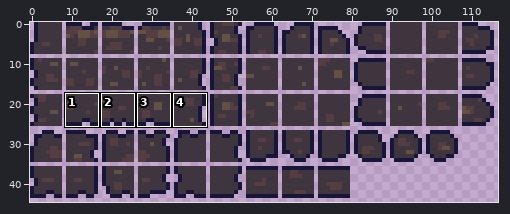
Sprite sheet -- Sources/Modules/Yggdrasil/YggdrasilTown/Tiles/LampWood/DarkForestSoil.png. The first picture is a wide view before the edit; the outline marks the close-up.
Close-up. Old version:
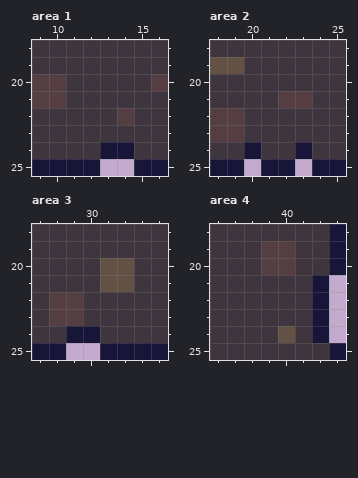
The file is 234x90 pixels, drawn in blocks of 2x2; one block is one cell here. Colours within 5 levels of each other are drawn and written as one. Shown: area 1: x 9..16, y 18..25; area 2: x 18..25, y 18..25; area 3: x 27..34, y 18..25; area 4: x 36..43, y 18..25. The commit also changed other parts of the picture, which this record leaves out.
Once edited:
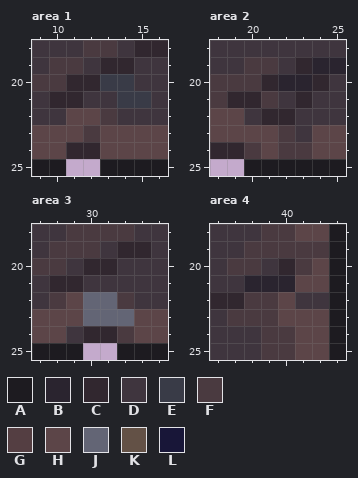
Palette (. is transparent): A #1d1b20  B #2a242f  C #31272f  D #3f353e  E #393b47  F #4a3a40  G #543e42  H #5c4548  J #636575  K #635146  L #181638
Edits made:
{"where": "area 1"}
{"y":18,"x":12,"old":"DD","new":"FF"}
{"y":18,"x":15,"old":"DD","new":"CC"}
{"y":19,"x":10,"old":"DD","new":"FF"}
{"y":19,"x":13,"old":"DD","new":"CC"}
{"y":20,"x":9,"old":"GGDDDD","new":"FFCCEE"}
{"y":20,"x":16,"old":"G","new":"D"}
{"y":21,"x":9,"old":"GGD","new":"DCC"}
{"y":21,"x":14,"old":"DD","new":"EE"}
{"y":22,"x":11,"old":"DDDG","new":"HHFD"}
{"y":23,"x":9,"old":"DDDDDDDD","new":"HHHFHHHH"}
{"y":24,"x":9,"old":"DDDDLLDD","new":"HHCCHHHH"}
{"y":25,"x":9,"old":"LLLL..LL","new":"AA..AAAA"}
{"where": "area 2"}
{"y":19,"x":18,"old":"KKDD","new":"DDFF"}
{"y":19,"x":23,"old":"DDD","new":"CBB"}
{"y":20,"x":18,"old":"DDDDDDD","new":"FFFCBBC"}
{"y":21,"x":18,"old":"DDDDGG","new":"FCCFDC"}
{"y":22,"x":18,"old":"GG","new":"HH"}
{"y":22,"x":21,"old":"DD","new":"CC"}
{"y":23,"x":18,"old":"GGDDD","new":"HHHHF"}
{"y":23,"x":24,"old":"DD","new":"HH"}
{"y":24,"x":18,"old":"DDLDDLDD","new":"CCFHFFHH"}
{"y":25,"x":18,"old":"LL.LL.LL","new":"..AAAAAA"}
{"where": "area 3"}
{"y":18,"x":29,"old":"DDDD","new":"FFFF"}
{"y":19,"x":28,"old":"DDD","new":"FFF"}
{"y":19,"x":32,"old":"DD","new":"CC"}
{"y":20,"x":27,"old":"DD","new":"FF"}
{"y":20,"x":30,"old":"DKK","new":"CCD"}
{"y":21,"x":28,"old":"DD","new":"CC"}
{"y":21,"x":31,"old":"KK","new":"DD"}
{"y":22,"x":28,"old":"GGDDD","new":"FHJJF"}
{"y":23,"x":27,"old":"DGGDDDDD","new":"HHHJJJHH"}
{"y":24,"x":27,"old":"DDLLDDDD","new":"HHDCCFHH"}
{"y":25,"x":27,"old":"LL.","new":"AAA"}
{"y":25,"x":31,"old":"LLLL","new":".AAA"}
{"where": "area 4"}
{"y":18,"x":39,"old":"DDDDL","new":"FFHHA"}
{"y":19,"x":38,"old":"DGGDDL","new":"FFFFFA"}
{"y":20,"x":37,"old":"DDGGDDL","new":"FFDCFHA"}
{"y":21,"x":38,"old":"DDDDL.","new":"BBBHHA"}
{"y":22,"x":36,"old":"DDDDD","new":"CCFFH"}
{"y":22,"x":42,"old":"L.","new":"DA"}
{"y":23,"x":37,"old":"DDDDDL.","new":"FFFHHHA"}
{"y":24,"x":39,"old":"DKDL.","new":"FFHHA"}
{"y":25,"x":39,"old":"DDDDL","new":"FFHHA"}
{"label":"changed","picture_box":[32,40,168,176]}
{"label":"changed","picture_box":[210,57,346,176]}
{"label":"changed","picture_box":[32,224,168,360]}
{"label":"changed","picture_box":[210,224,346,360]}
